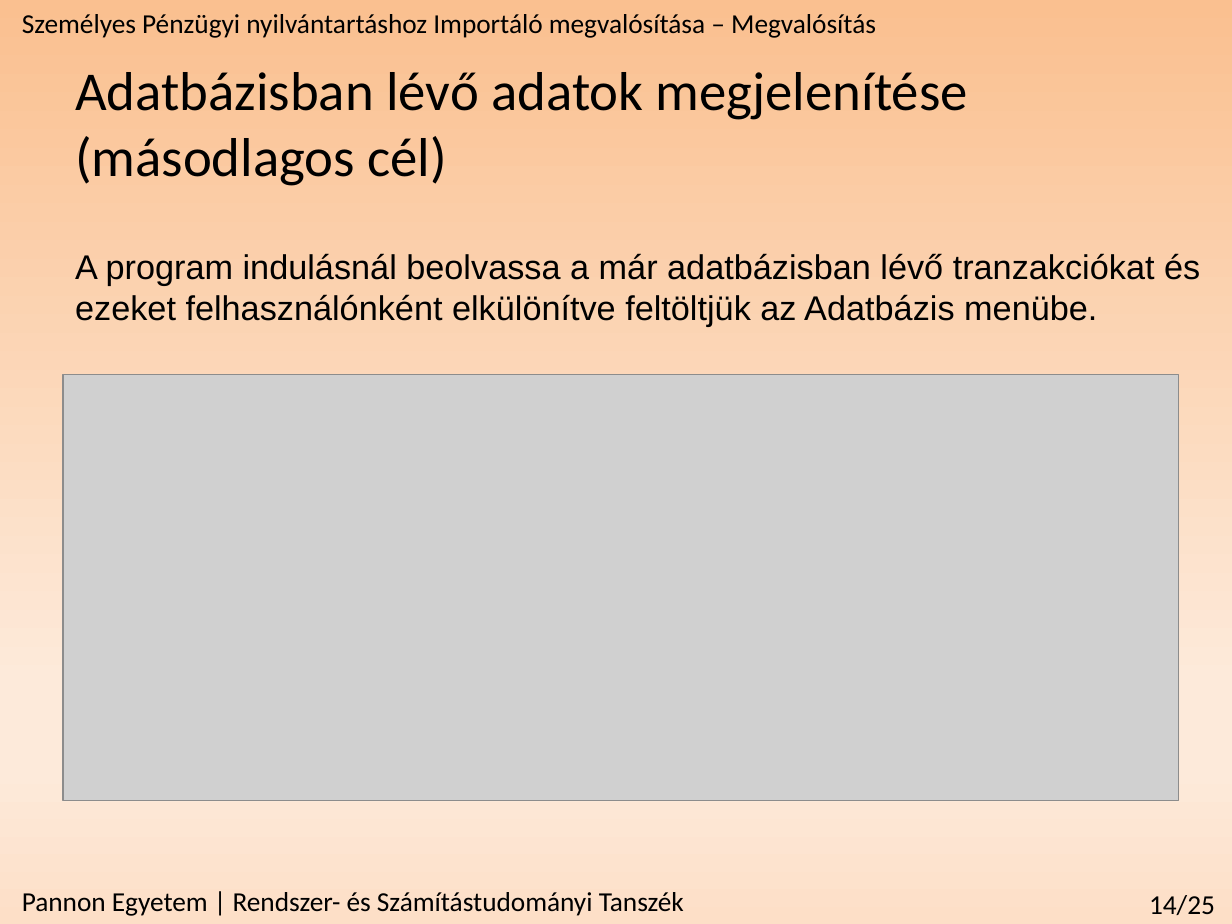
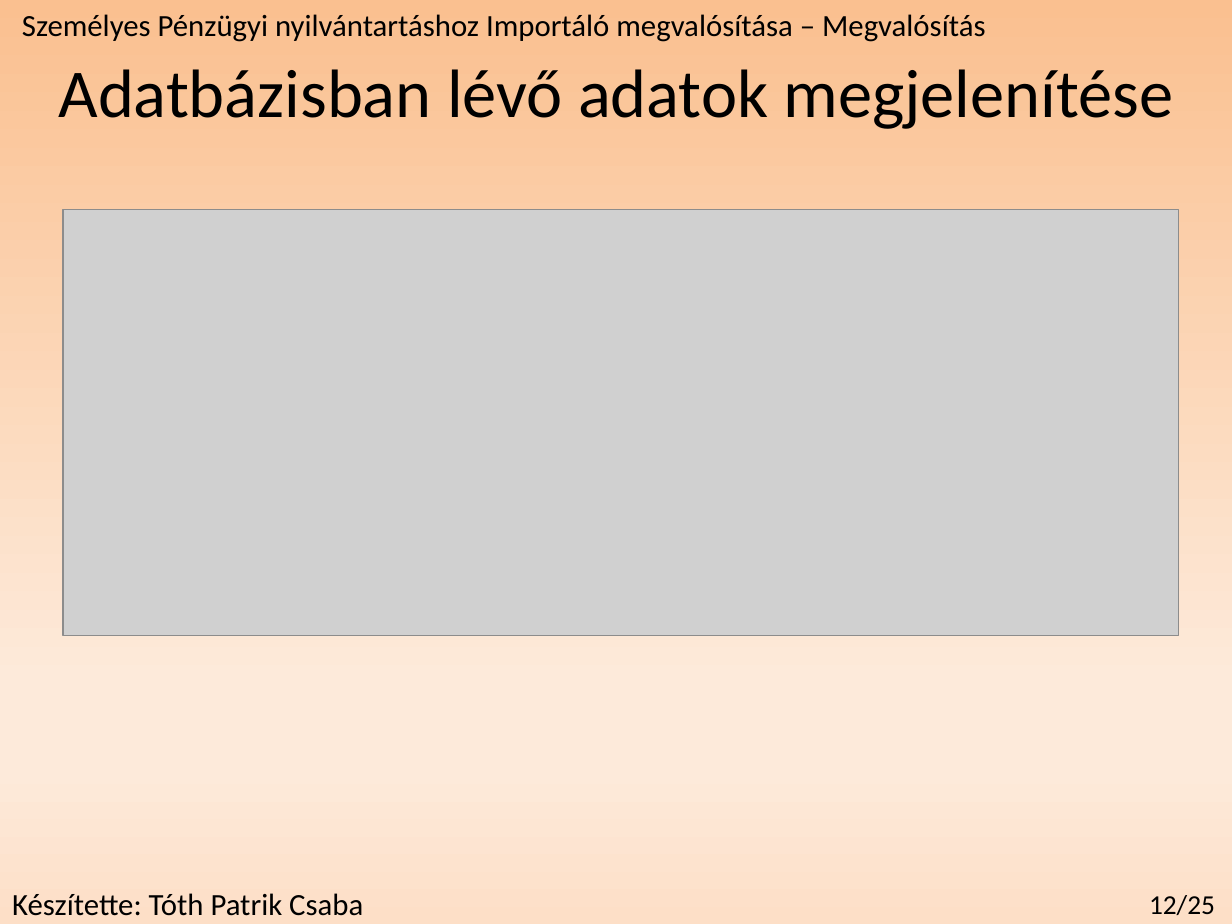
Before and after one commit to redizaar/MoneyManager, a slide deck: slide 12 of féléveselőadás_szakdoga.pptx (slide 14 before the commit). Drawn at 1232x924 pixels with LibreOffice and Linux fonts; fonts in the diff are those of the drawing; grey boxes stand for pictures. Boxes give left, top, right and bottom in pixels: in the first picture for what was removed or moved away, otherwise in the second. Text is boxed around its words. In the diff, an @@ line names an element or a change of style, - is before the commit and + after.

```diff
--- a/féléveselőadás_szakdoga.pptx
+++ b/féléveselőadás_szakdoga.pptx
@@ text "Adatbázisban lévő adatok megjelenítése": place and size @@
-text "Adatbázisban lévő adatok megjelenítése" at <box>75,72,968,186</box>
+text "Adatbázisban lévő adatok megjelenítése" at <box>58,69,1173,129</box>
@@ text "Adatbázisban lévő adatok megjelenítése" at <box>58,69,1173,129</box>: size 32 to 40 pt; alignment left to centre @@
@@ text "Személyes Pénzügyi nyilvántartáshoz Importáló megvalósítása ..." at <box>22,14,985,42</box>: size 16 to 18 pt @@
@@ text at <box>75,136,448,186</box>: paragraph removed @@
-(másodlagos cél)
@@ picture: place and size @@
-picture at <box>63,375,1178,801</box>
+picture at <box>63,209,1178,636</box>
@@ text removed at <box>75,253,1200,326</box> @@
-A program indulásnál beolvassa a már adatbázisban lévő tranzakciókat és ezeket felhasználónként elkülönítve feltöltjük az Adatbázis menübe.
@@ text at <box>12,893,363,916</box>: text changed; size 16 to 18 pt @@
-Pannon Egyetem | Rendszer- és Számítástudományi Tanszék
+Készítette: Tóth Patrik Csaba
@@ page number at <box>1149,895,1215,915</box>: text changed @@
-14/25
+12/25
```
Also in this commit, not shown: 13 other slides changed, 1 slide added, 3 slides removed.
